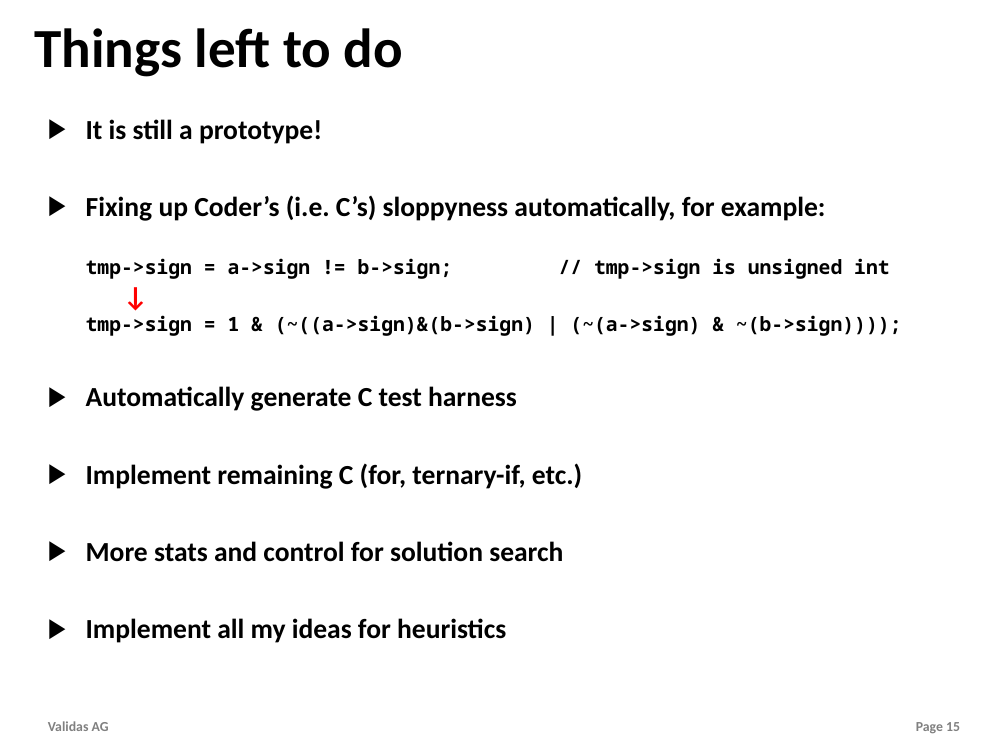
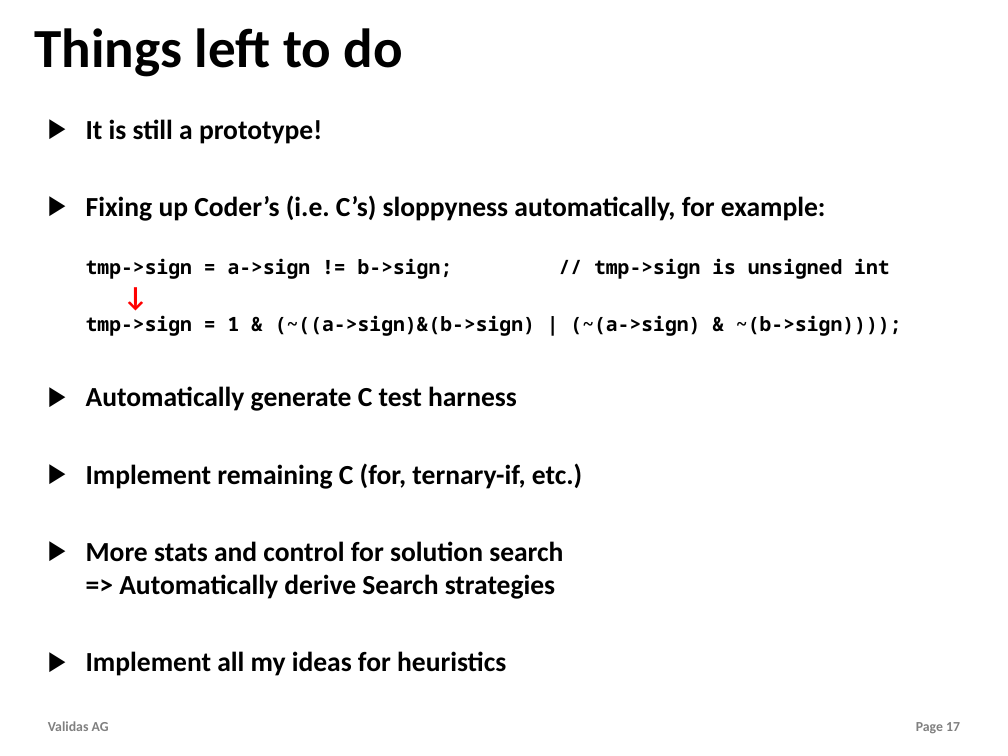
Before and after one commit to theoremprover/tvg, a slide deck: slide 17 of Vortraege/TestVectorGenerator.pptx (slide 15 before the commit). Drawn at 1008x756 pixels with LibreOffice and Linux fonts; fonts in the diff are those of the drawing; background and template pictures are left out. Boxes give left, top, right and bottom in pixels: in the first picture for what was removed or moved away, otherwise in the second. Text is boxed around its words. In the diff, an @@ line names an element or a change of style, - is before the commit and + after.

```diff
--- a/Vortraege/TestVectorGenerator.pptx
+++ b/Vortraege/TestVectorGenerator.pptx
@@ text at bbox=[86, 541, 563, 599]: text changed @@
-▶ More stats and control for solution search
+▶ More stats and control for solution search
+  => Automatically derive Search strategies
@@ page number at bbox=[916, 722, 960, 733]: text changed @@
-Page 15
+Page 17
```
Also in this commit, not shown: 5 other slides changed, 2 slides added, 1 other file.
